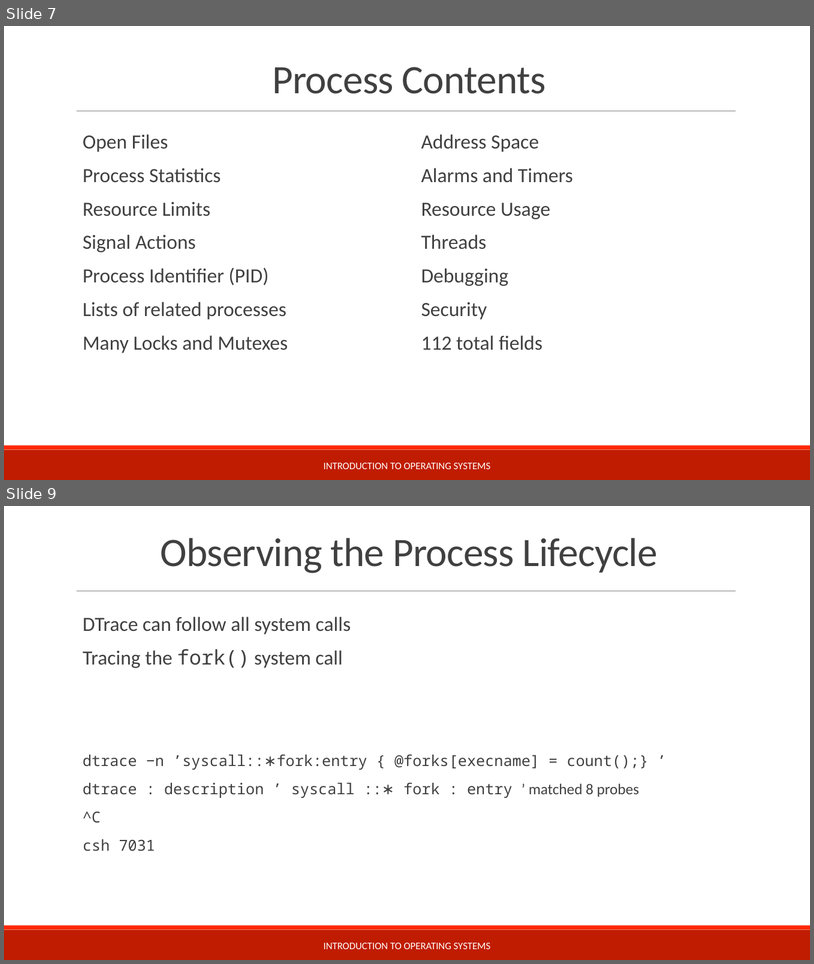
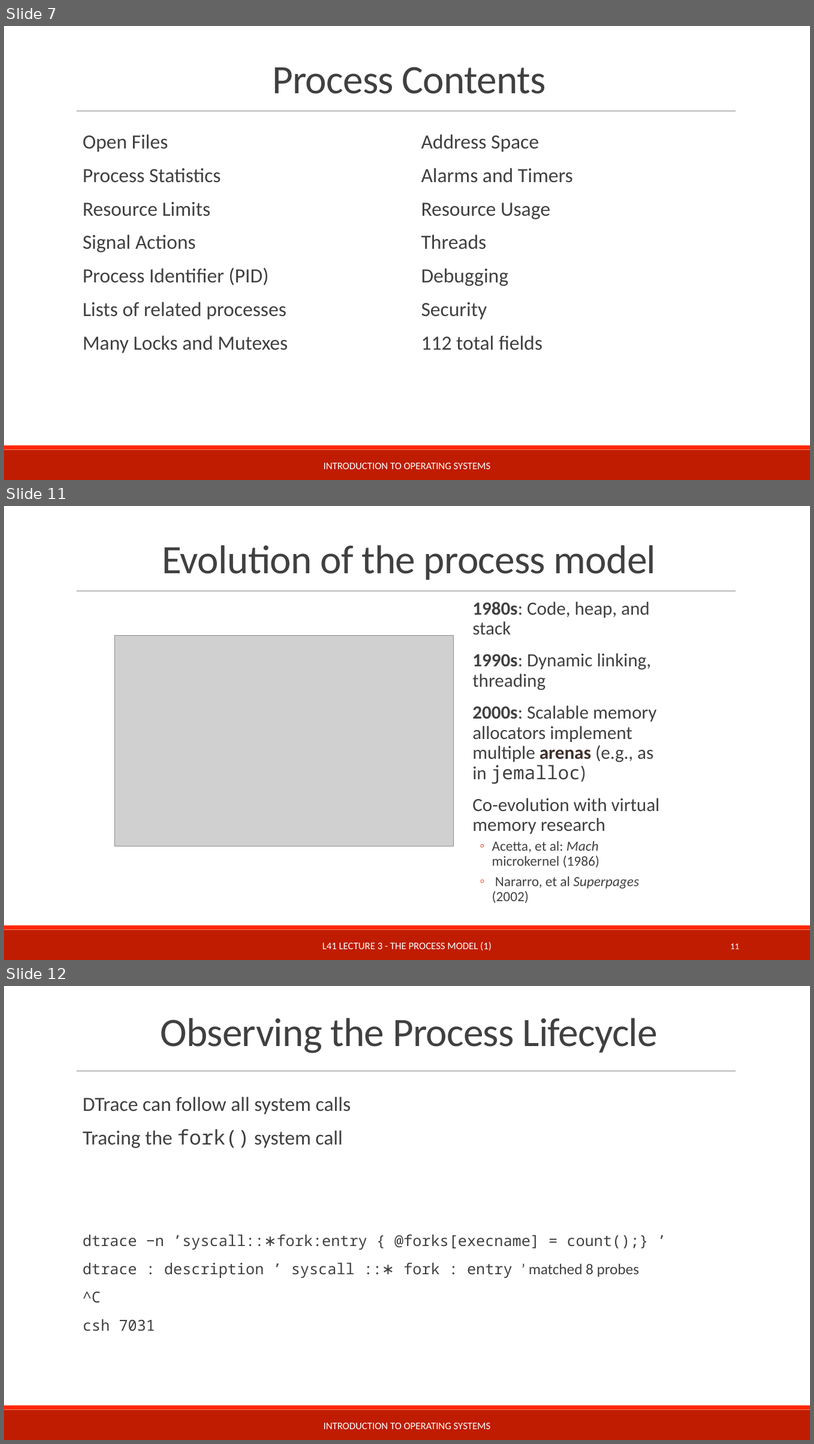
Before and after one commit to teachbsd/course, a slide deck: undergraduate/lectures/processes.pptx. Shown one above the other, each under a label of ours: slides 7 and 9 before the commit, slides 7, 11 and 12 after it; the slides between them are not shown. The pictures are 814x964 and 814x1444 pixels, drawn with LibreOffice and Linux fonts; fonts in the diff are those of the drawing; grey boxes stand for pictures; background and template pictures are left out. Boxes give left, top, right and bottom in pixels: in the first picture for what was removed or moved away, otherwise in the second. Text is boxed around its words. In the diff, an @@ line names an element or a change of style, - is before the commit and + after.

Commit message:
Complete update of processes section for Darmstadt Feb 2017

```diff
--- a/undergraduate/lectures/processes.pptx
+++ b/undergraduate/lectures/processes.pptx
@@ slide 11 added at [4,506,810,960], background #FFFFFF; not listed: 3 template elements that a slide beside it also shows @@
@@ title added at [162,545,656,580], 48 pt, text #404040 @@
+Evolution of the process model
@@ text added at [473,601,660,903], 22.2 pt, text #404040 @@
+  1980s: Code, heap, and stack
+  1990s: Dynamic linking, threading
+  2000s: Scalable memory allocators implement multiple arenas (e.g., as in jemalloc)
+  Co-evolution with virtual memory research
+  ◦ Acetta, et al: Mach microkernel (1986)
+  ◦ Nararro, et al Superpages (2002)
@@ picture added at [115,635,453,846] @@
@@ text added at [323,942,492,950], 12 pt, text #FFFFFF @@
+L41 LECTURE 3 - THE PROCESS MODEL (1)
@@ page number added at [731,943,740,949], 10.5 pt, text #FFFFFF @@
+11
@@ what was slide 9 is now slide 12 @@
```
Also in this commit, not shown: 4 slides changed, 8 other slides added.
